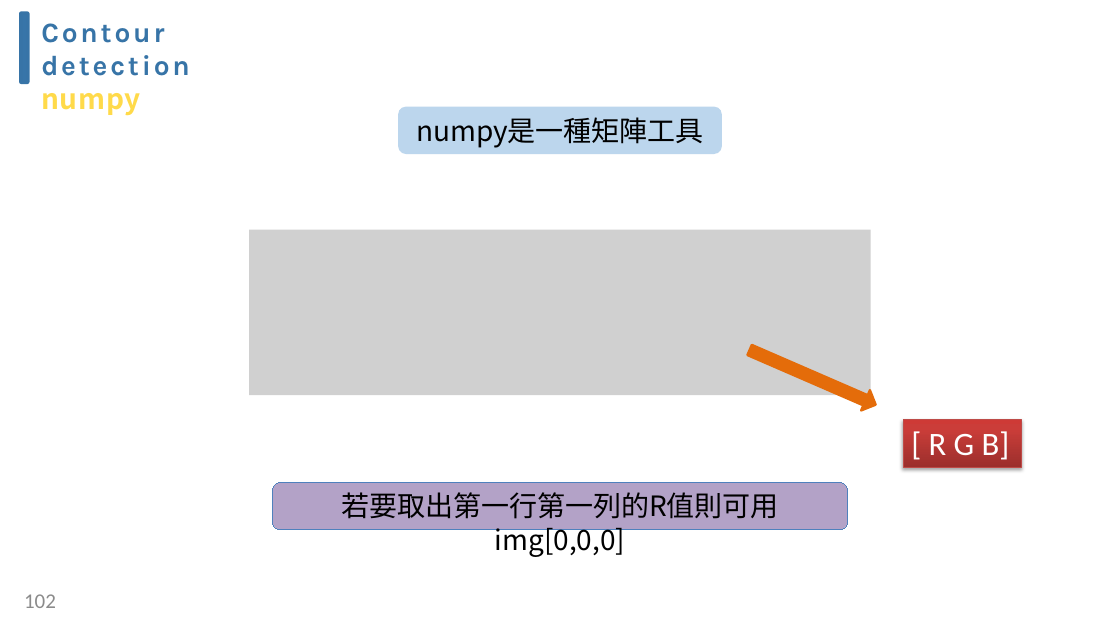
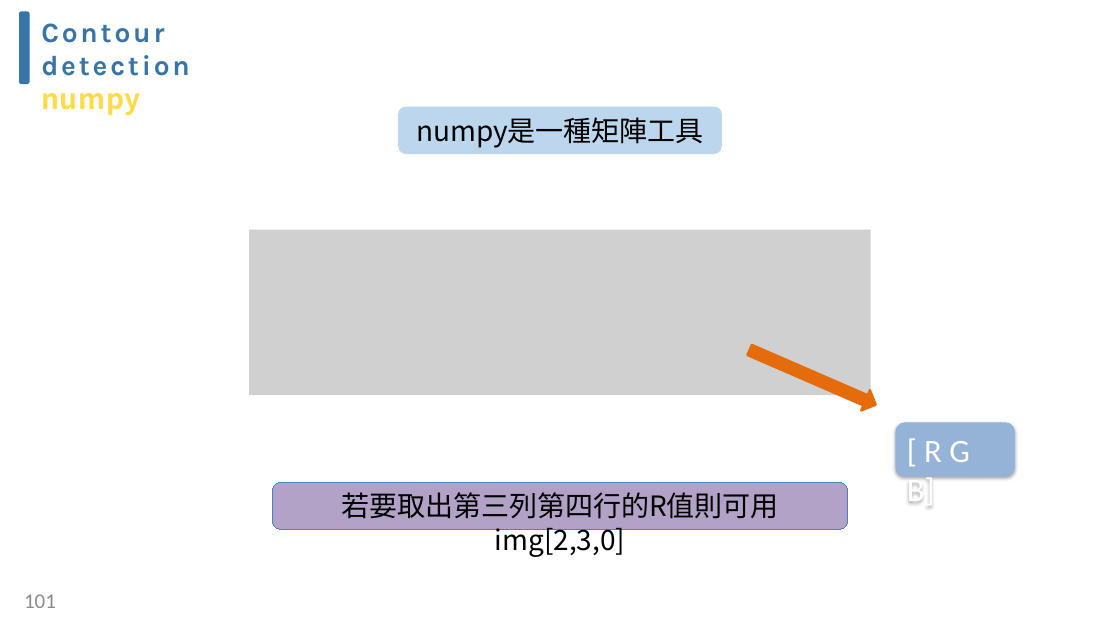
Before and after one commit to Kenchu123/EECamp2020, a slide deck: slide 101 of ppt/python2020-v4.pptx (slide 102 before the commit). Drawn at 1120x630 pixels with LibreOffice and Linux fonts; fonts in the diff are those of the drawing; grey boxes stand for pictures. Boxes give left, top, right and bottom in pixels: in the first picture for what was removed or moved away, otherwise in the second. Text is boxed around its words. In the diff, an @@ line names an element or a change of style, - is before the commit and + after.

```diff
--- a/ppt/python2020-v4.pptx
+++ b/ppt/python2020-v4.pptx
@@ rounded rectangle "[ R G B]": place and size @@
-rounded rectangle "[ R G B]" at [903, 419, 1022, 467]
+rounded rectangle "[ R G B]" at [897, 423, 1015, 476]
@@ rounded rectangle "[ R G B]" at [897, 423, 1015, 476]: rectangle to rounded rectangle; fill gradient #9C2F2D to #CB3E3A to #CE3B37 to #95B3D7; outline #BF4C48 0.75 pt to #8EB4E3 0.75 pt @@
@@ text in rounded rectangle at [341, 492, 779, 557]: text changed @@
-若要取出第一行第一列的R值則可用img[0,0,0]
+若要取出第三列第四行的R值則可用img[2,3,0]
@@ page number at [24, 594, 56, 608]: text changed @@
-102
+101
```
Also in this commit, not shown: 30 other slides changed, 2 slides added, 3 slides removed, 3 other files.
